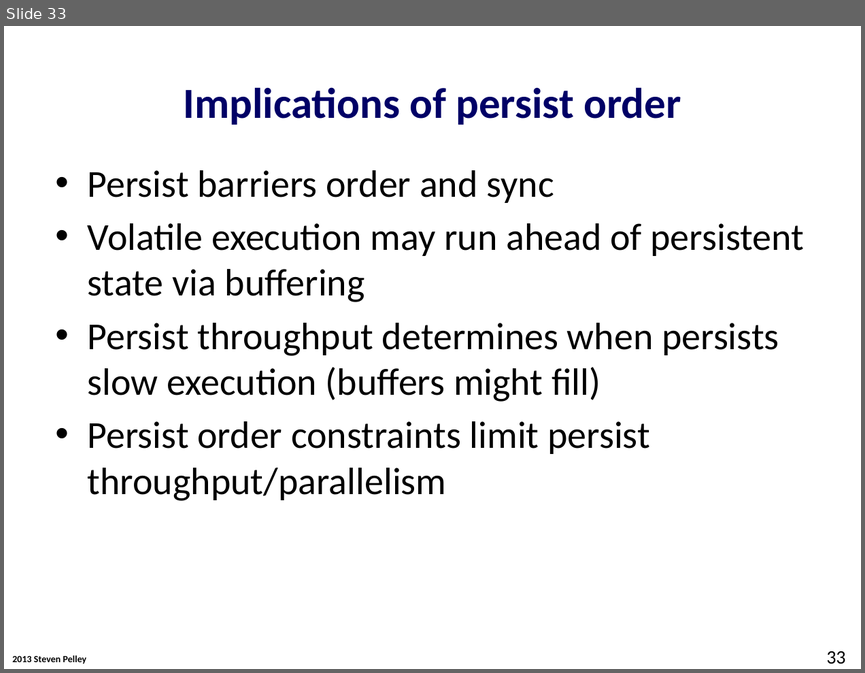
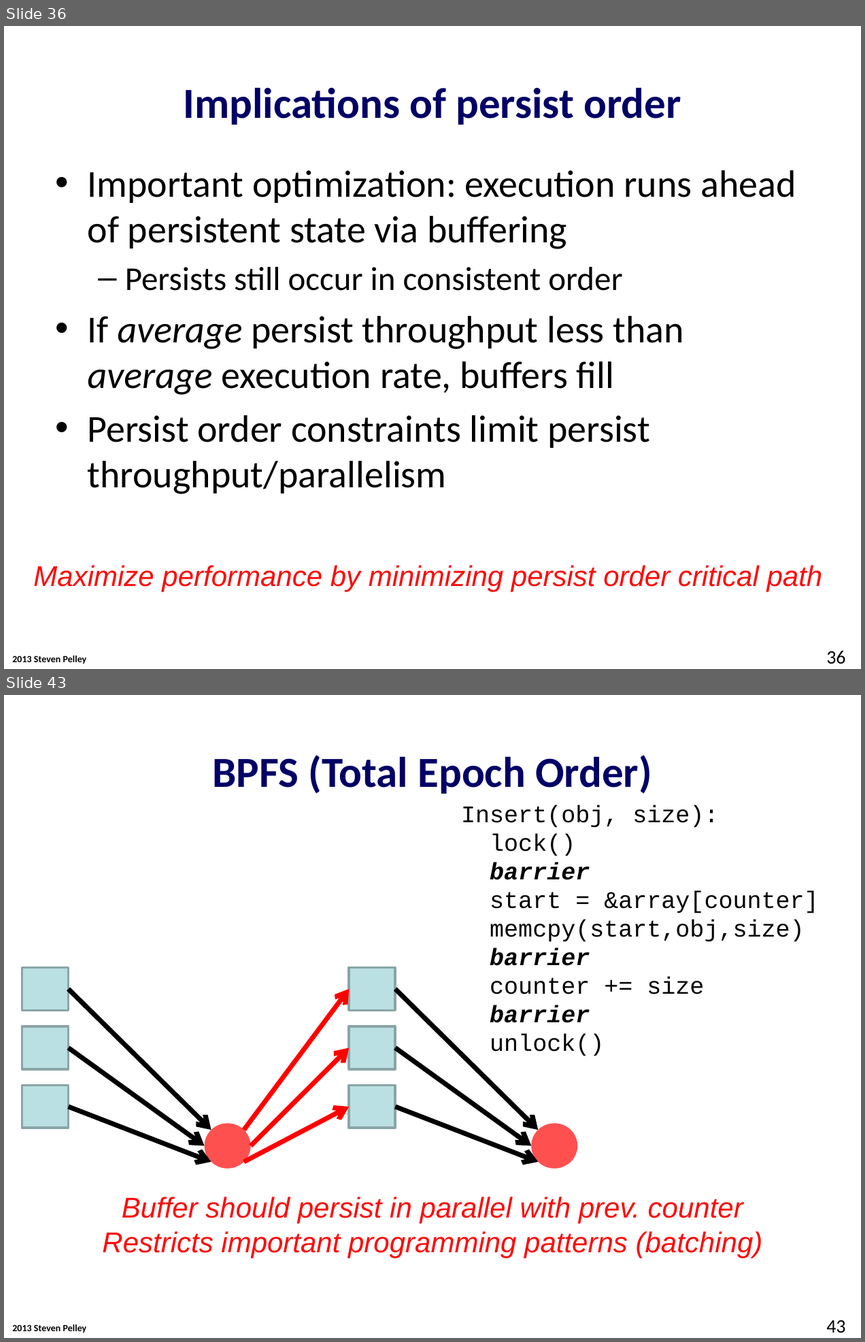
Before and after one commit to Abulila/dissertation, a slide deck: proposal/proposal.pptx. Shown one above the other, each under a label of ours: slide 33 before the commit, slides 36 and 43 after it; the slides between them are not shown. The pictures are 865x673 and 865x1342 pixels, drawn with LibreOffice and Linux fonts; fonts in the diff are those of the drawing; background and template pictures are left out. Boxes give left, top, right and bottom in pixels: in the first picture for what was removed or moved away, otherwise in the second. Text is boxed around its words. In the diff, an @@ line names an element or a change of style, - is before the commit and + after.

```diff
--- a/proposal/proposal.pptx
+++ b/proposal/proposal.pptx
@@ slide 43 added at (x1=4, y1=695, x2=861, y2=1338), background #FFFFFF; not listed: 1 template element that a slide beside it also shows @@
@@ title added at (x1=213, y1=755, x2=652, y2=794), 36 pt, text #000066, bold @@
+BPFS (Total Epoch Order)
@@ text added at (x1=461, y1=805, x2=818, y2=1056), 20 pt, text #000000 @@
+Insert(obj, size):
+lock()
+barrier
+start = &array[counter]
+memcpy(start,obj,size)
+barrier
+counter += size
+barrier
+unlock()
@@ group added at (x1=22, y1=968, x2=577, y2=1168): 9 arrows, 6 rectangles, 2 ellipses @@
@@ text added at (x1=102, y1=1196, x2=763, y2=1257), 24 pt, text #FF0909, italic @@
+Buffer should persist in parallel with prev. counter
+Restricts important programming patterns (batching)
@@ page number added at (x1=826, y1=1320, x2=845, y2=1333), 16 pt, text #000000 @@
+43
@@ what was slide 33 is now slide 36 @@
@@ slide 36 changed as well @@
@@ text at (x1=88, y1=170, x2=796, y2=395): text changed @@
-• Persist barriers order and sync
-• Volatile execution may run ahead of persistent state via buffering
-• Persist throughput determines when persists slow execution (buffers might fill)
+• Important optimization: execution runs ahead of persistent state via buffering
+  – Persists still occur in consistent order
+• If average persist throughput less than average execution rate, buffers fill
@@ text added at (x1=33, y1=565, x2=823, y2=591), 24 pt, text #FF0909, italic @@
+Maximize performance by minimizing persist order critical path
@@ page number at (x1=826, y1=650, x2=845, y2=664): text changed @@
-33
+36
```
Also in this commit, not shown: 11 other slides changed, 12 other slides added, 7 slides removed.
